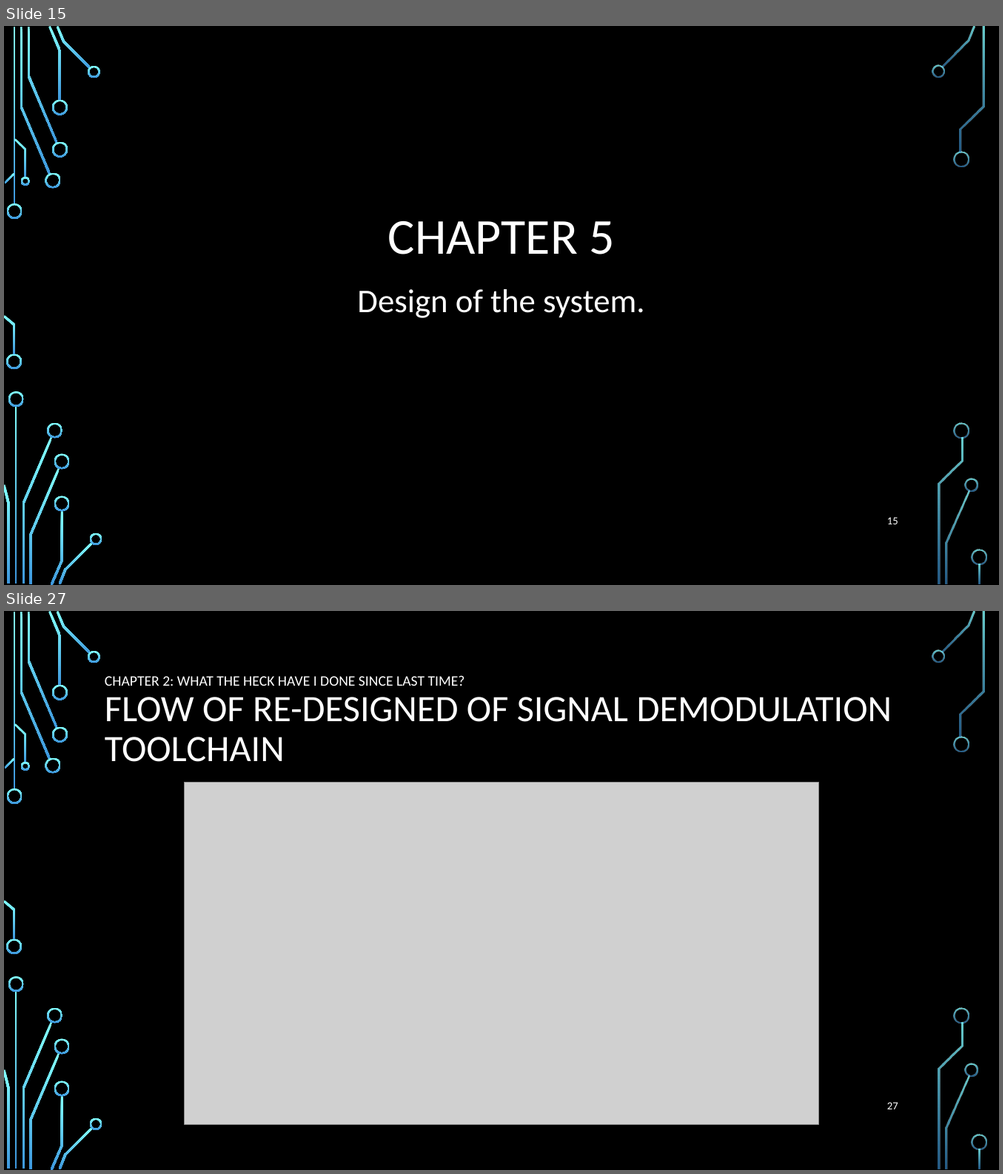
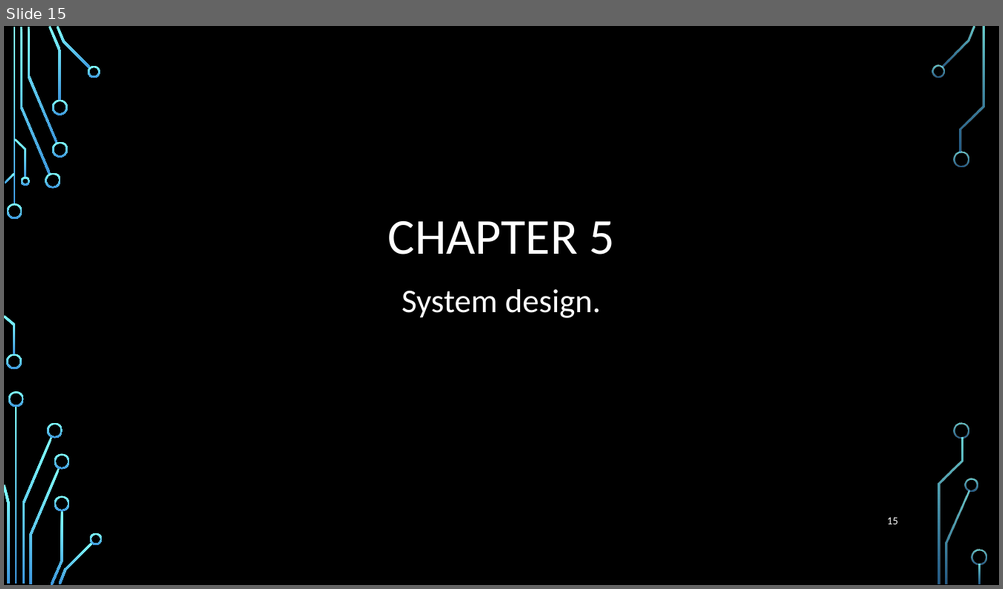
Before and after one commit to roryschram/masters, a slide deck: presentations/SARIG/sarig_rory_schram.pptx. Shown one above the other, each under a label of ours: slides 15 and 27 before the commit, slide 15 after it; the slides between them are not shown. The pictures are 1003x1174 and 1003x589 pixels, drawn with LibreOffice and Linux fonts; fonts in the diff are those of the drawing; grey boxes stand for pictures; background and template pictures are left out. Boxes give left, top, right and bottom in pixels: in the first picture for what was removed or moved away, otherwise in the second. Text is boxed around its words. In the diff, an @@ line names an element or a change of style, - is before the commit and + after.

```diff
--- a/presentations/SARIG/sarig_rory_schram.pptx
+++ b/presentations/SARIG/sarig_rory_schram.pptx
@@ slide 27 removed at (4,611,999,1170), background picture (left out); not listed: 36 template elements that a slide beside it also shows @@
@@ title removed at (105,675,892,762) @@
-CHAPTER 2: WHAT THE HECK HAVE I DONE SINCE LAST TIME?
-FLOW OF RE-DESIGNED OF SIGNAL DEMODULATION TOOLCHAIN
@@ picture removed at (185,782,819,1125) @@
@@ page number removed at (887,1102,898,1110) @@
-27
@@ slide 15 changed as well @@
@@ text at (401,289,600,318): text changed @@
-Design of the system.
+System design.
```
Also in this commit, not shown: 1 other slide changed, 15 slides added, 17 other slides removed.
